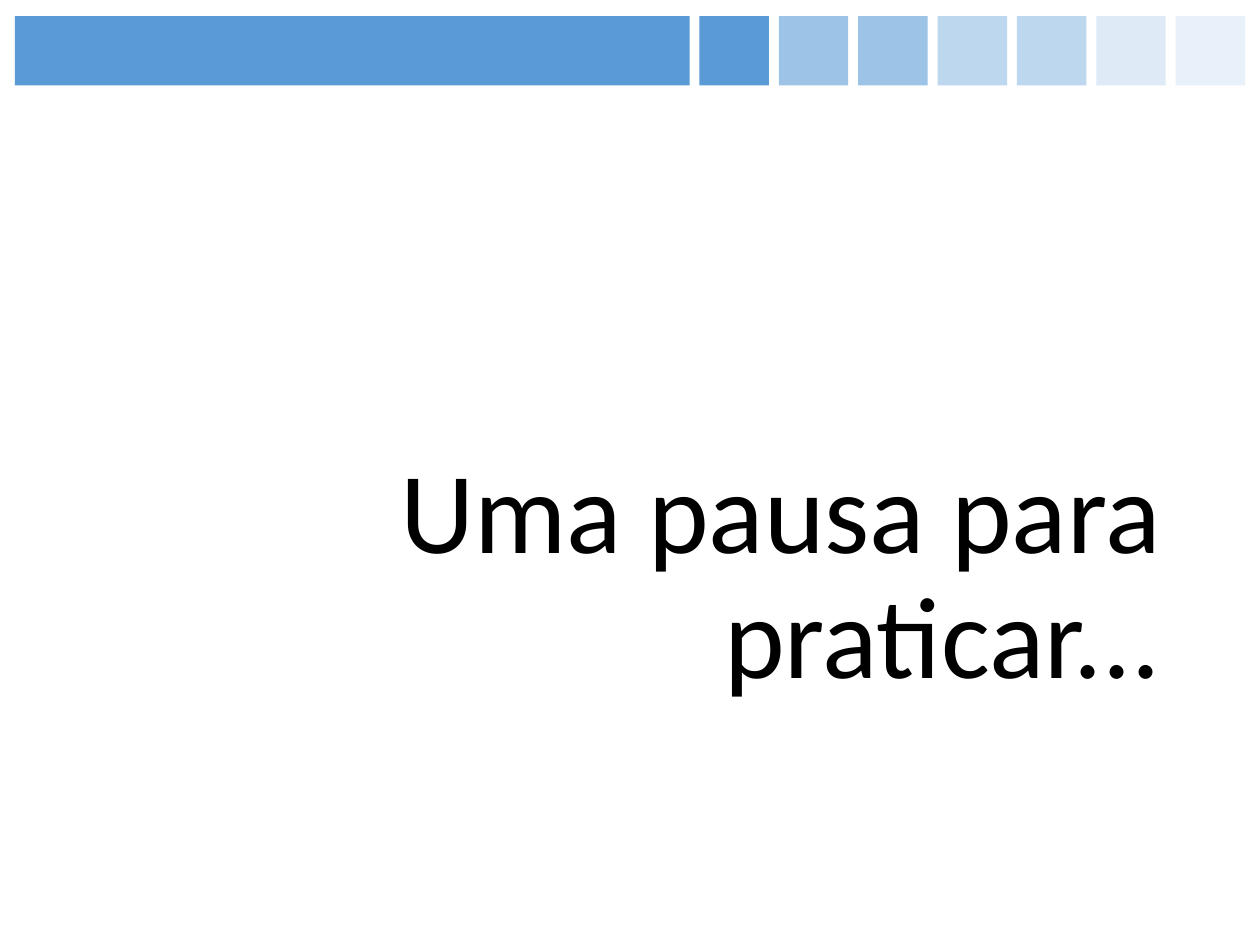
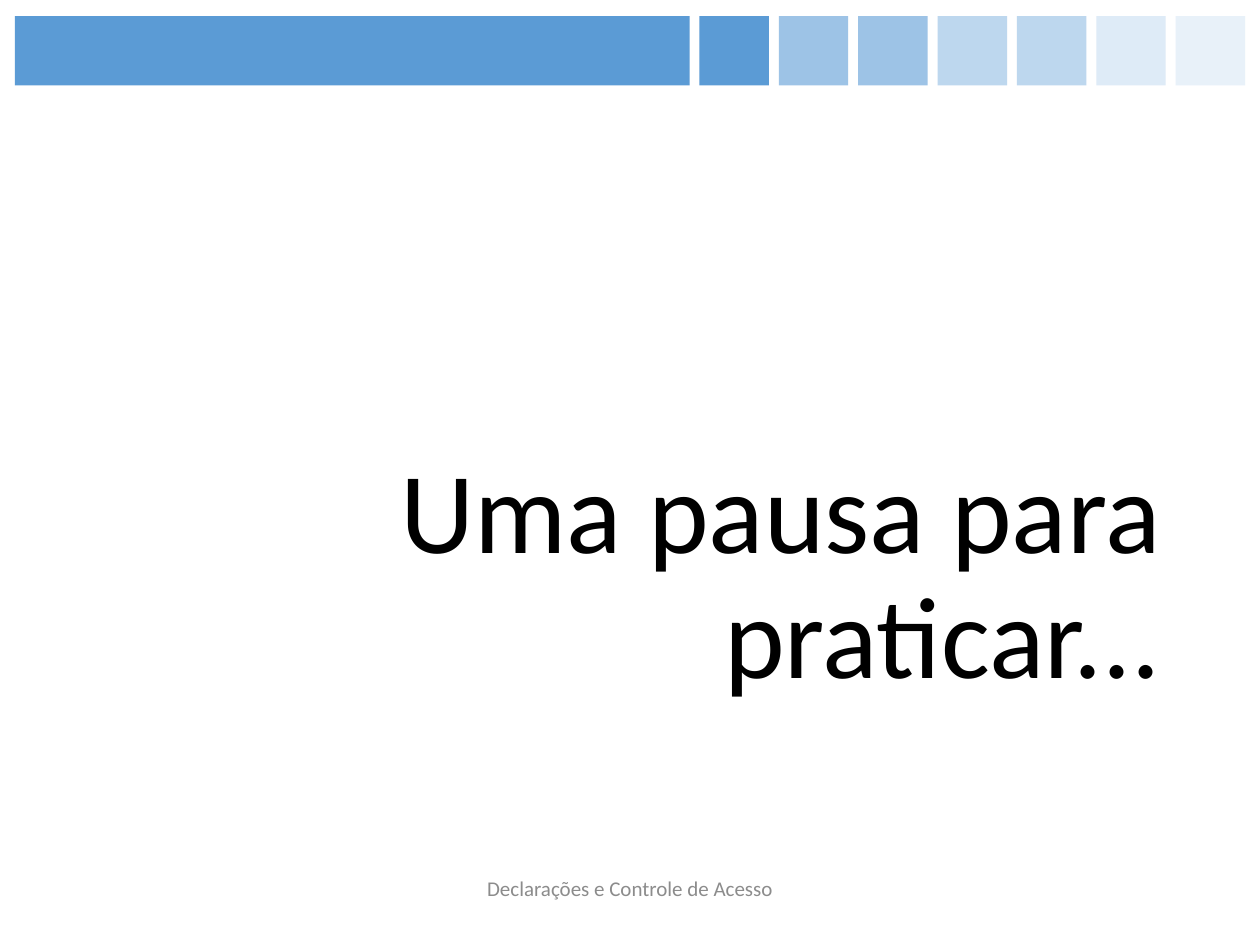
Before and after one commit to figueiredojrr/treinamentoJavaSeOcaAgosto, a slide deck: slide 17 of TreinamentoJavaSeOca/documentos/apresentação/OCA.pptx. Drawn at 1260x945 pixels with LibreOffice and Linux fonts; fonts in the diff are those of the drawing. Boxes give left, top, right and bottom in pixels: in the first picture for what was removed or moved away, otherwise in the second. Text is boxed around its words. In the diff, an @@ line names an element or a change of style, - is before the commit and + after.

```diff
--- a/TreinamentoJavaSeOca/documentos/apresentação/OCA.pptx
+++ b/TreinamentoJavaSeOca/documentos/apresentação/OCA.pptx
@@ text added at (487,881,773,900), 12 pt, text #8C8C8C @@
+Declarações e Controle de Acesso
```
Also in this commit, not shown: 14 other slides changed, 1 slide added.
